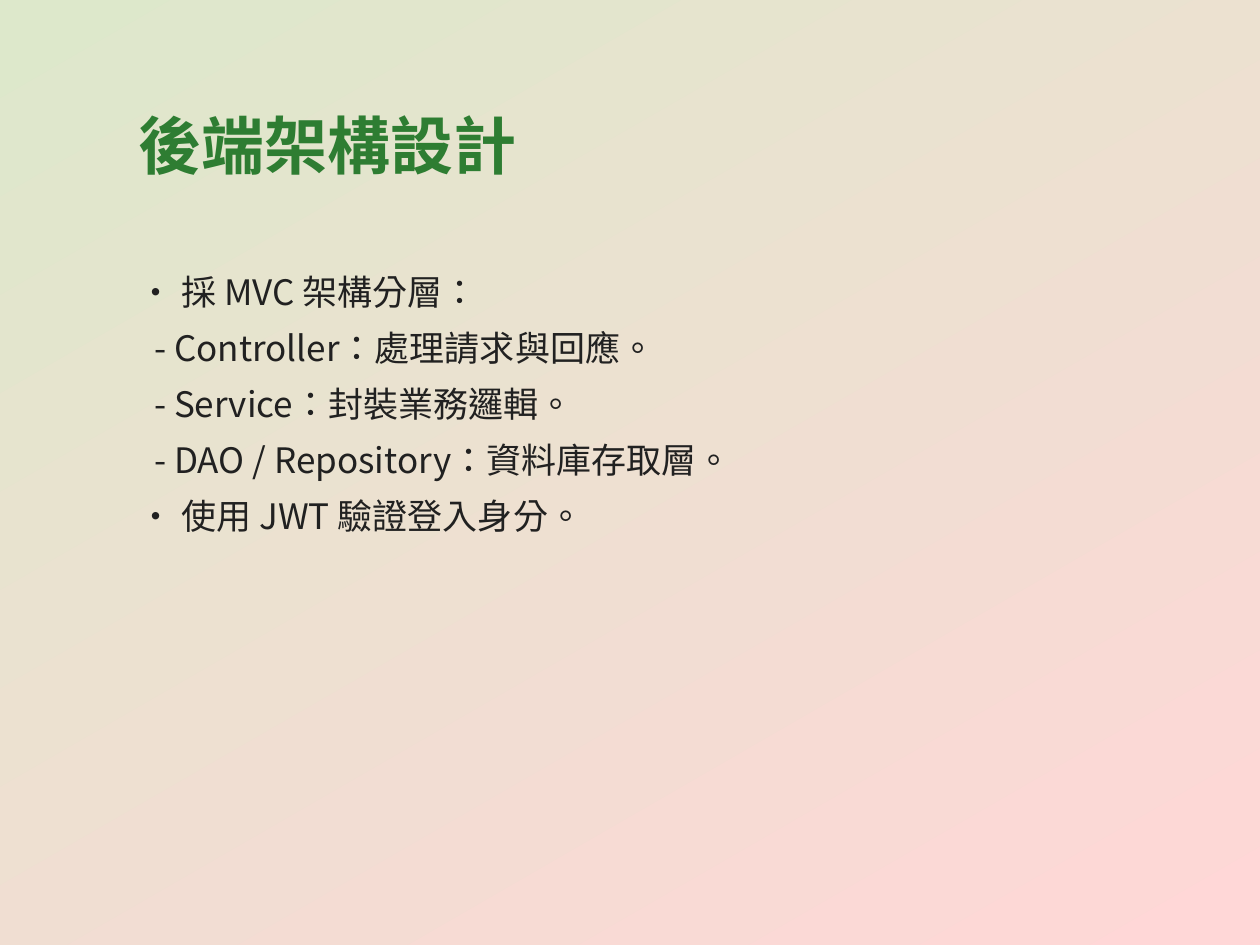
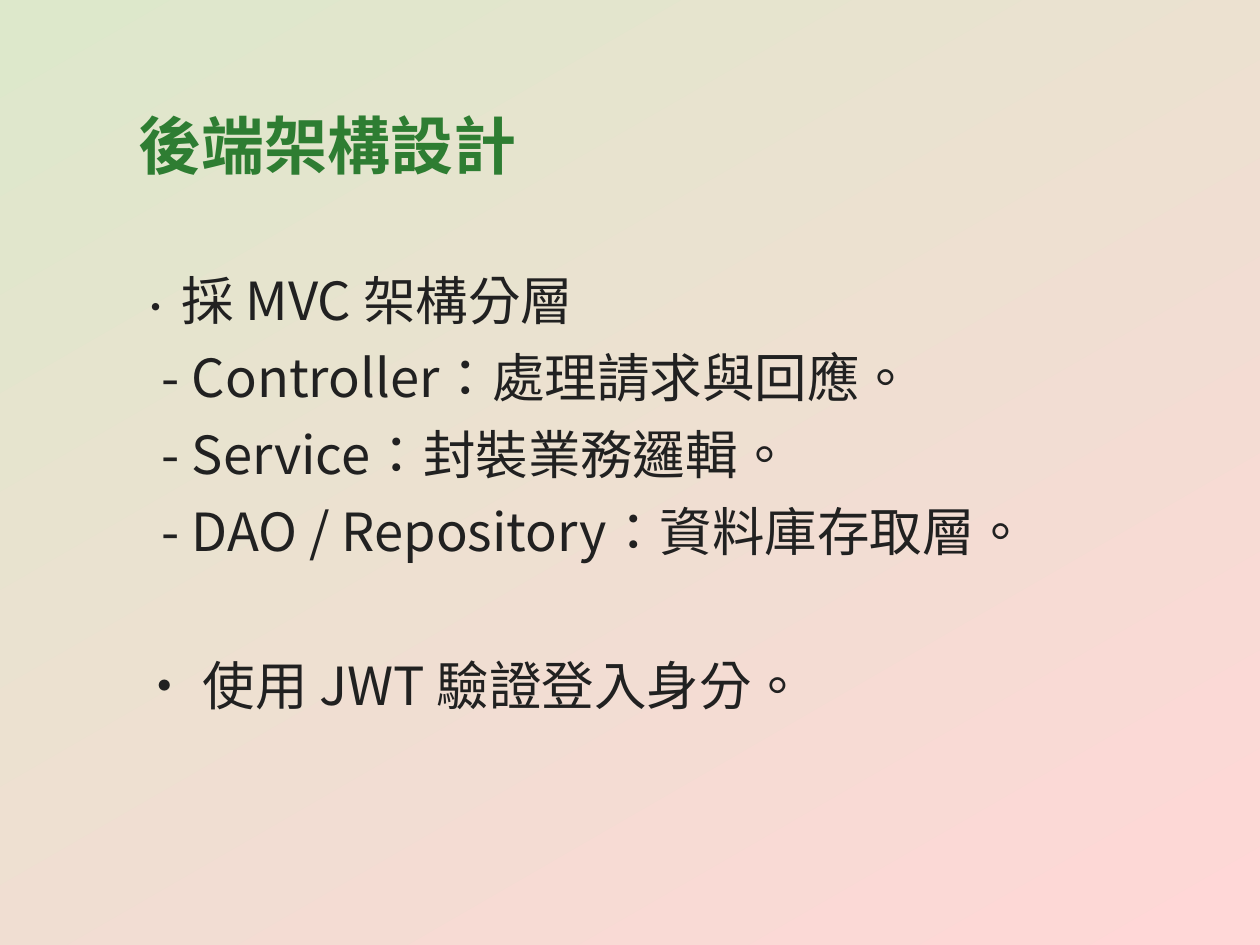
Before and after one commit to CYX1025/EasyBuyFarm, a slide deck: slide 20 of EasyBuyFarm_專案簡報.pptx (slide 19 before the commit). Drawn at 1260x945 pixels with LibreOffice and Linux fonts; fonts in the diff are those of the drawing. Boxes give left, top, right and bottom in pixels: in the first picture for what was removed or moved away, otherwise in the second. Text is boxed around its words. In the diff, an @@ line names an element or a change of style, - is before the commit and + after.

```diff
--- a/EasyBuyFarm_專案簡報.pptx
+++ b/EasyBuyFarm_專案簡報.pptx
@@ text at [181,276,573,325]: text changed; size 20 to 30 pt @@
-• 採 MVC 架構分層：
+• 採 MVC 架構分層
@@ text at [192,352,1027,710]: size 20 to 30 pt in "- Controller：處理請求與回應。", "- Service：封裝業務邏輯。", "- DAO / Repository：資料庫存取層。", "• 使用 JWT 驗證登入身分。" @@
```
Also in this commit, not shown: 17 other slides changed, 6 slides added.
